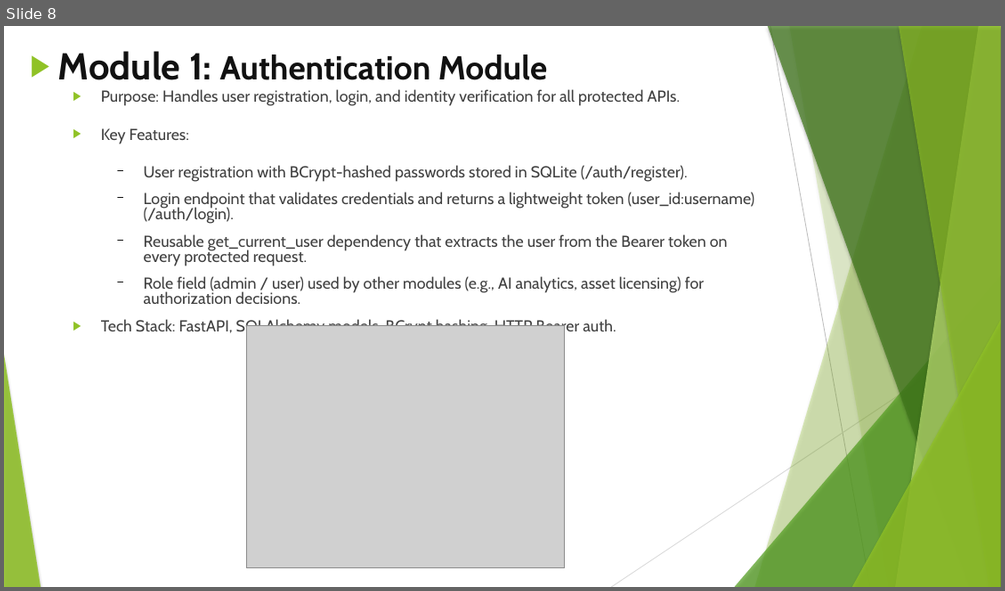
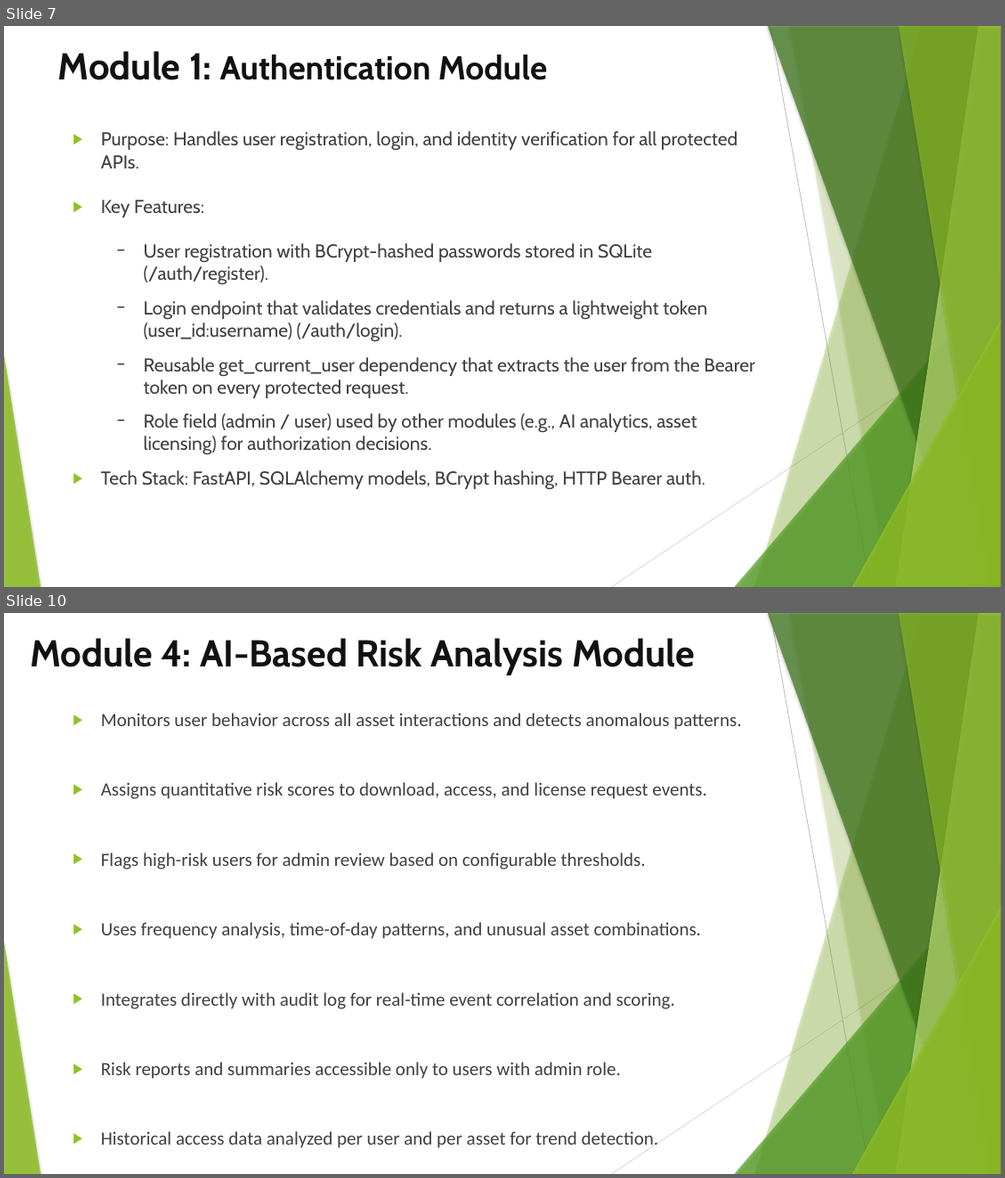
Before and after one commit to SridharanThangaraji/smartdrm-x, a slide deck: Team-2.pptx. Shown one above the other, each under a label of ours: slide 8 before the commit, slides 7 and 10 after it; the slides between them are not shown. The pictures are 1005x591 and 1005x1178 pixels, drawn with LibreOffice and Linux fonts; fonts in the diff are those of the drawing; grey boxes stand for pictures. Boxes give left, top, right and bottom in pixels: in the first picture for what was removed or moved away, otherwise in the second. Text is boxed around its words. In the diff, an @@ line names an element or a change of style, - is before the commit and + after.

Commit message:
report update

```diff
--- a/Team-2.pptx
+++ b/Team-2.pptx
@@ slide 10 added at (4, 613, 1001, 1174), background #FFFFFF; not listed: 10 template elements that a slide beside it also shows @@
@@ title added at (30, 638, 695, 675), 36 pt, text #111111, bold @@
+Module 4: AI-Based Risk Analysis Module
@@ text added at (101, 713, 741, 1148), 18 pt, text #404040 @@
+▶ Monitors user behavior across all asset interactions and detects anomalous patterns.
+▶ Assigns quantitative risk scores to download, access, and license request events.
+▶ Flags high-risk users for admin review based on configurable thresholds.
+▶ Uses frequency analysis, time-of-day patterns, and unusual asset combinations.
+▶ Integrates directly with audit log for real-time event correlation and scoring.
+▶ Risk reports and summaries accessible only to users with admin role.
+▶ Historical access data analyzed per user and per asset for trend detection.
+▶ Helps content creators identify potential piracy or license abuse early.
@@ what was slide 8 is now slide 7 @@
@@ slide 7 changed as well @@
@@ title "Module 1: Authentication Module" at (58, 51, 547, 80): bullet ▶ to none @@
@@ text "Purpose: Handles user registration, login, ...": place and size @@
-text "Purpose: Handles user registration, login, ..." at (101, 89, 755, 336)
+text "Purpose: Handles user registration, login, ..." at (101, 131, 754, 489)
@@ text "Purpose: Handles user registration, login, ..." at (101, 131, 754, 489): size 15.3 to 18 pt; line spacing 0.8 to 1 @@
@@ picture removed at (246, 325, 565, 568) @@
```
Also in this commit, not shown: 8 other slides changed, 6 other slides added, 6 slides removed, 1 other file.
